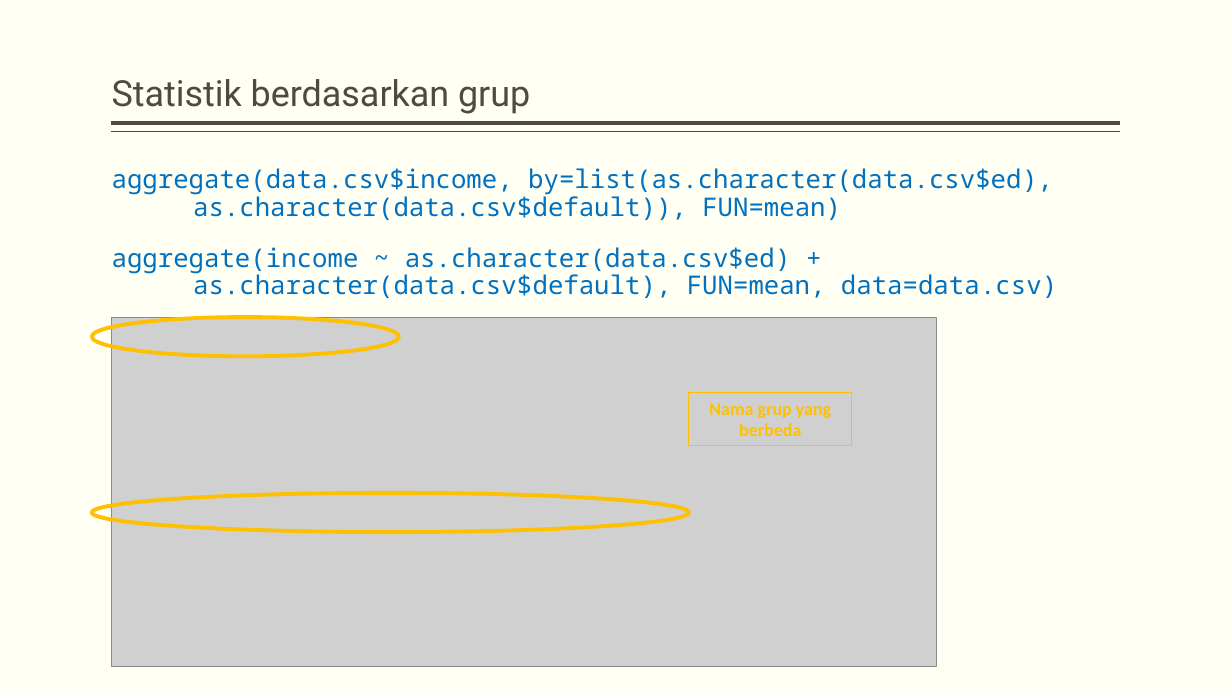
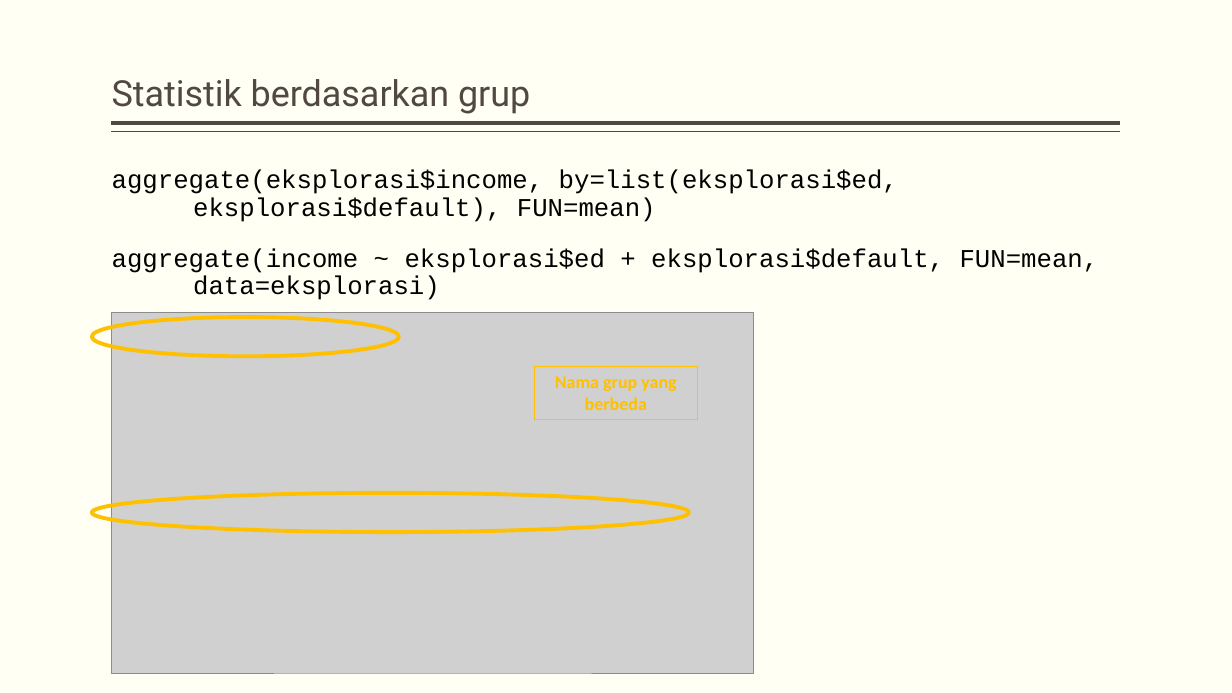
Before and after one commit to dewikiswani/ganesha--R, a slide deck: slide 90 of 201907 -- Pelatihan R ganesha - day1.pptx (slide 88 before the commit). Drawn at 1232x693 pixels with LibreOffice and Linux fonts; fonts in the diff are those of the drawing; grey boxes stand for pictures. Boxes give left, top, right and bottom in pixels: in the first picture for what was removed or moved away, otherwise in the second. Text is boxed around its words. In the diff, an @@ line names an element or a change of style, - is before the commit and + after.

```diff
--- a/201907 -- Pelatihan R ganesha - day1.pptx
+++ b/201907 -- Pelatihan R ganesha - day1.pptx
@@ text at <box>112,169,1099,300</box>: text changed; font Noto Sans Mono to Courier New; text colour #0070C0 to #000000 @@
-aggregate(data.csv$income, by=list(as.character(data.csv$ed), as.character(data.csv$default)), FUN=mean)
-aggregate(income ~ as.character(data.csv$ed) + as.character(data.csv$default), FUN=mean, data=data.csv)
+aggregate(eksplorasi$income, by=list(eksplorasi$ed, eksplorasi$default), FUN=mean)
+aggregate(income ~ eksplorasi$ed + eksplorasi$default, FUN=mean, data=eksplorasi)
@@ picture: place and size @@
-picture at <box>112,317,936,666</box>
+picture at <box>112,312,754,673</box>
@@ rectangle "Nama grup yang berbeda": place and size @@
-rectangle "Nama grup yang berbeda" at <box>689,393,852,445</box>
+rectangle "Nama grup yang berbeda" at <box>535,366,698,419</box>
```
Also in this commit, not shown: 52 other slides changed, 3 slides added.
